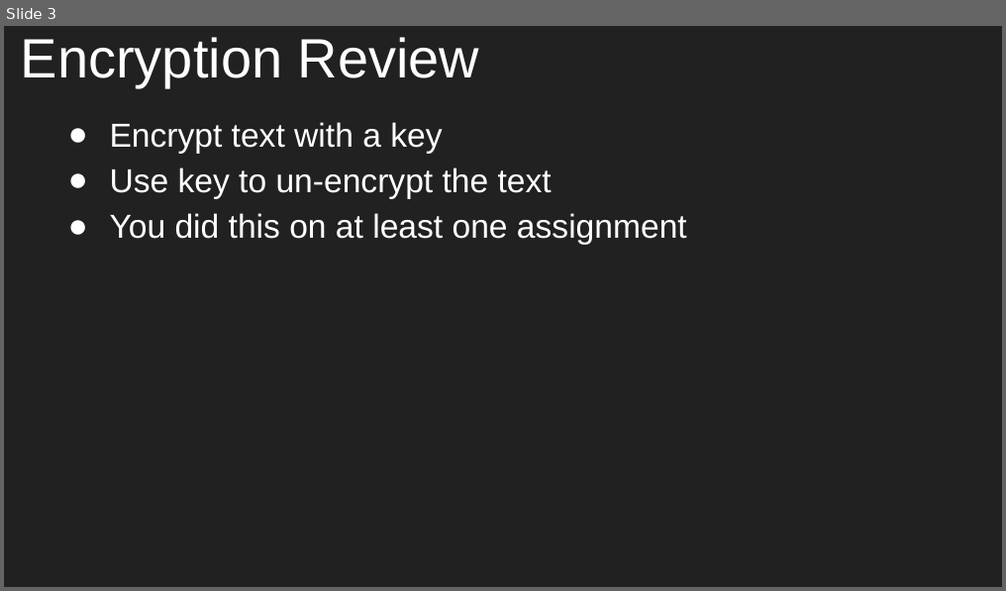
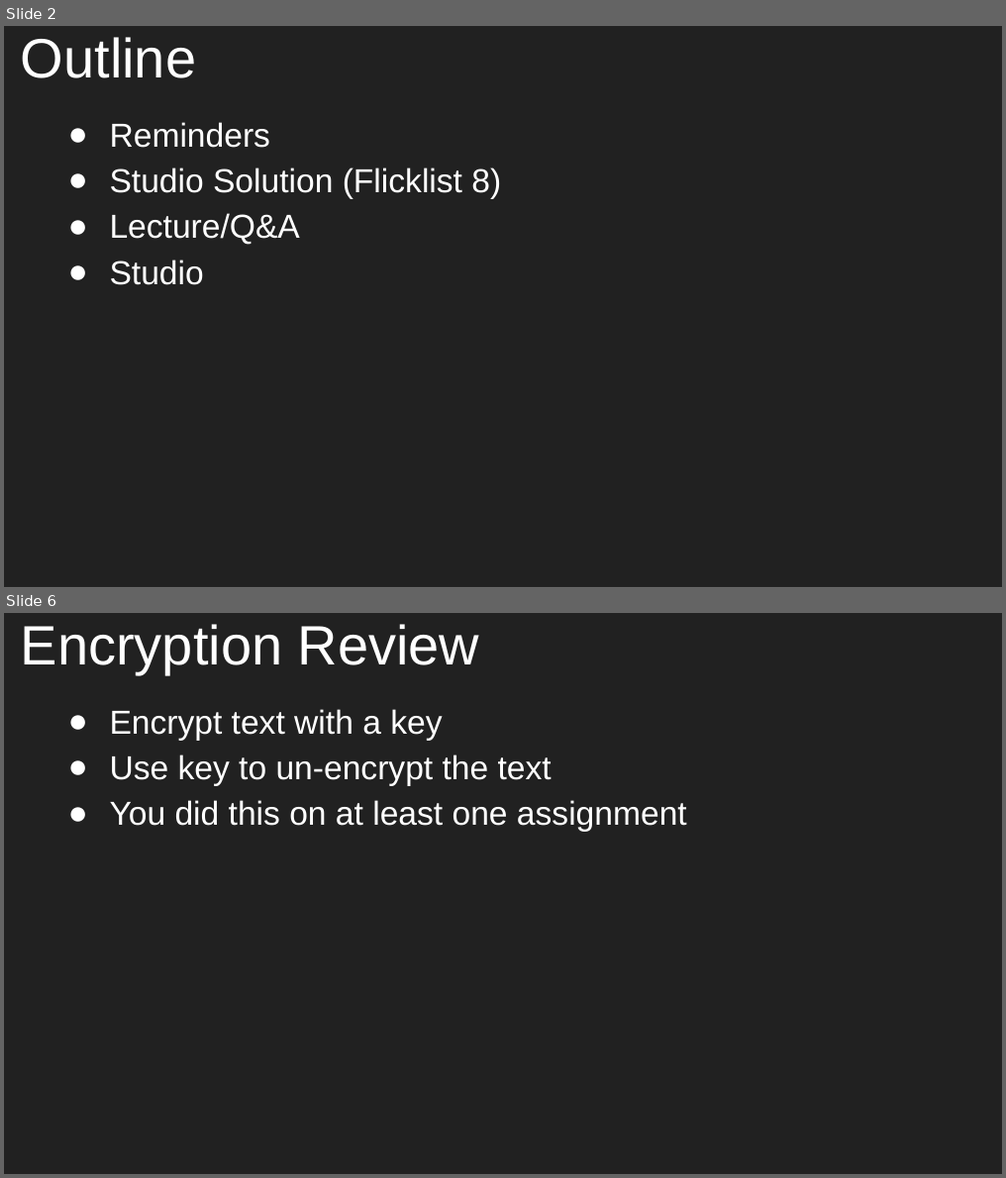
Before and after one commit to aleesham/lc101-unit2, a slide deck: slides/Unit 2 - LC 101 - Class 13.pptx. Shown one above the other, each under a label of ours: slide 3 before the commit, slides 2 and 6 after it; the slides between them are not shown. The pictures are 1006x591 and 1006x1178 pixels, drawn with LibreOffice and Linux fonts; fonts in the diff are those of the drawing. Boxes give left, top, right and bottom in pixels: in the first picture for what was removed or moved away, otherwise in the second. Text is boxed around its words. In the diff, an @@ line names an element or a change of style, - is before the commit and + after.

```diff
--- a/slides/Unit 2 - LC 101 - Class 13.pptx
+++ b/slides/Unit 2 - LC 101 - Class 13.pptx
@@ slide 2 added at box(4, 26, 1002, 587), background #212121 @@
@@ title added at box(21, 37, 196, 78), 40 pt, text #FFFFFF @@
+Outline
@@ text added at box(110, 122, 501, 285), 24 pt, text #FFFFFF @@
+● Reminders
+● Studio Solution (Flicklist 8)
+● Lecture/Q&A
+● Studio
@@ what was slide 3 is now slide 6 @@
```
Also in this commit, not shown: 1 slide changed, 4 other slides added, 1 slide removed.
